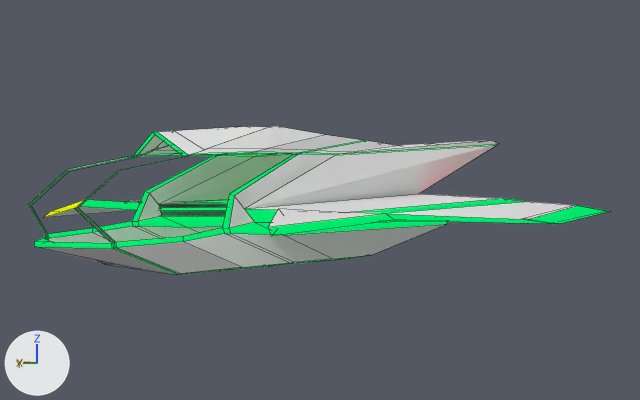
Two versions of the Blender file Assets/Models/TronPlane/tronplane.blend, one commit apart.
The view is the same before and after, from a 50 mm camera at (-8.05, 6.72, 0.32) aimed at (-0.29, -0.73, -0.03). Every picture has the same lights, and +X, +Y and +Z are marked at lower left. Mesh edges are drawn as thin lines.

The scene before the commit, as lines of its bpy script (objects in view):
```python
me_cube_001 = bpy.data.meshes.new('Cube.001')
me_cube_001.from_pydata(...)  # 309 vertices, 296 faces; spans x -3.72..3.72, y -3.68..2.8, z -0.74..0.84
# faces by material slot: [120, 154, 20, 2]
me_cube_001.materials.append(mat_cockpit_base)  # white #e7e7e7
me_cube_001.materials.append(mat_cockpit_stripes)  # green #00e76c
me_cube_001.materials.append(mat_cockpit_exhaust)  # red #e7172f
me_cube_001.materials.append(mat_cockpit_cannons)  # yellow #dce700
ob_cube = bpy.data.objects.new('Cube', me_cube_001)
ob_cube.location = (0.0, 0.0, 0.0)
```
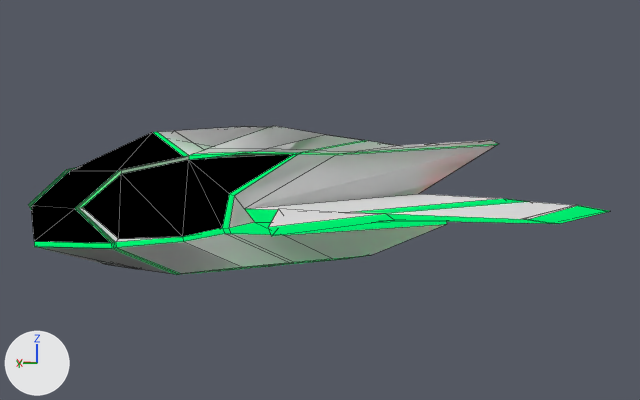
Boxes [x1, y1, x2, y2] around the edits, measured in the pictures (640 x 400 px):
```json
{"part": 1, "of": "me_cube_001", "change": "added", "after": [28, 126, 609, 275], "on screen": "black"}
```

The change, as JSON lines over the scene's bpy script:
```json
{"op": "add", "block": "mat_cockpit_glass", "code": ["mat_cockpit_glass = bpy.data.materials.new('Cockpit Glass')", "mat_cockpit_glass.use_nodes = True; mat_cockpit_glass.node_tree.nodes.clear()", "_N = mat_cockpit_glass.node_tree.nodes; _L = mat_cockpit_glass.node_tree.links", "n0 = _N.new('ShaderNodeOutputMaterial'); n0.name = 'Material Output'", "n1 = _N.new('ShaderNodeBsdfAnisotropic'); n1.name = 'Glossy BSDF'", "n1.distribution = 'BECKMANN'", "n1.inputs[0].default_value = (0.0, 0.0, 0.0, 1.0)  # 'Color', black #000000", "n1.inputs[1].default_value = 0.0  # 'Roughness'", "_L.new(n1.outputs[0], n0.inputs[0])  # 'BSDF' to 'Surface'"]}
{"block": "me_cube_001", "where": "# used by ob_cube; location = (0.0, 0.0, 0.0)"}
{"op": "remove", "block": "me_cube_001", "code": "me_cube_001.from_pydata(...)  # 309 vertices, 296 faces; spans x -3.72..3.72, y -3.68..2.8, z -0.74..0.84"}
{"op": "add", "block": "me_cube_001", "code": "me_cube_001.from_pydata(...)  # 655 vertices, 725 faces; spans x -3.72..3.72, y -3.68..2.8, z -0.74..0.84"}
{"block": "me_cube_001", "change": "me_cube_001 part 1: 346 vertices added at x -3.72..3.72, y -3.68..2.75, z -0.74..0.83"}
{"op": "add", "block": "me_cube_001", "code": "me_cube_001.materials.append(mat_cockpit_glass)"}
```
